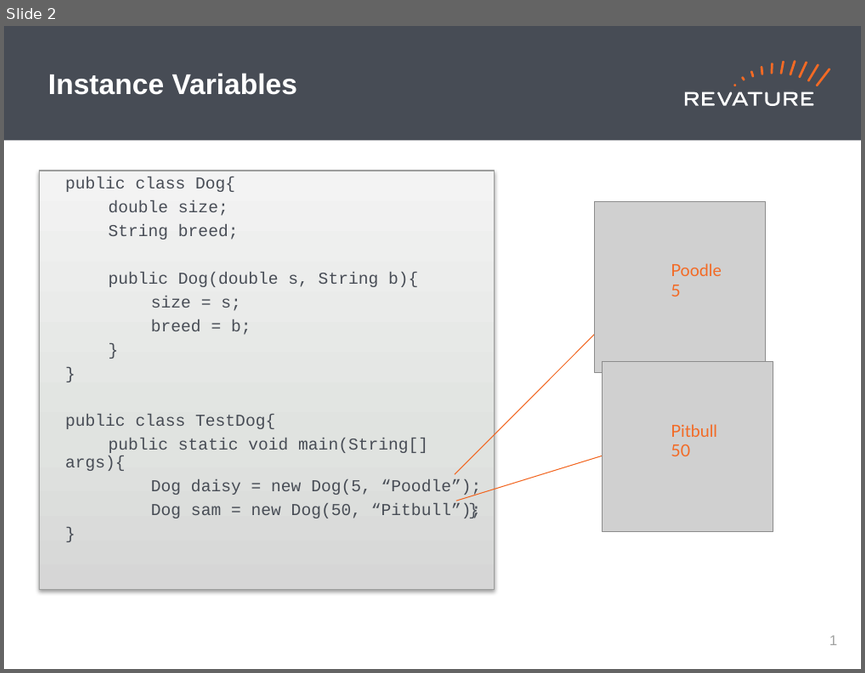
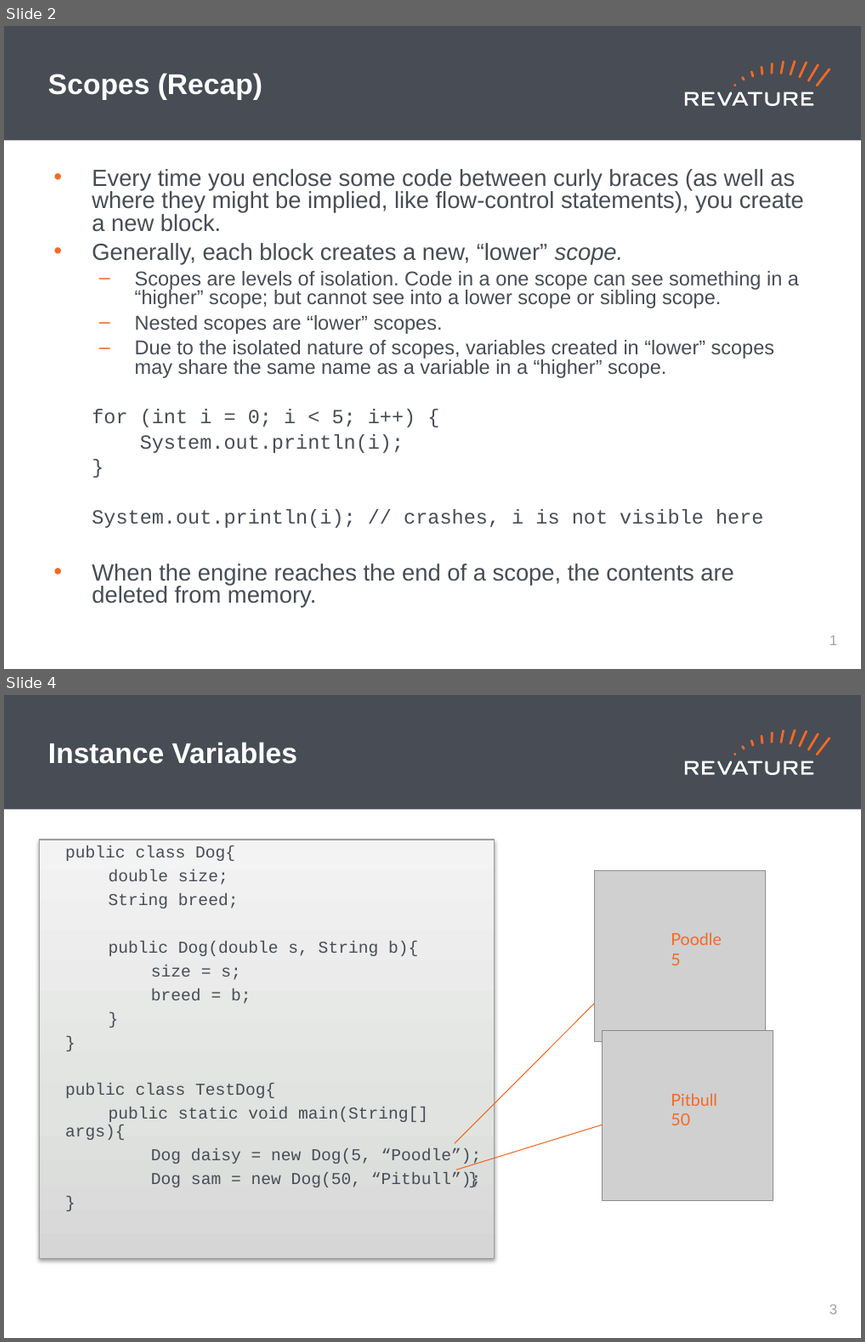
Before and after one commit to jhigherevature/8302021_RAP, a slide deck: powerpoints/Day_8.pptx. Shown one above the other, each under a label of ours: slide 2 before the commit, slides 2 and 4 after it; the slides between them are not shown. The pictures are 865x673 and 865x1342 pixels, drawn with LibreOffice and Linux fonts; fonts in the diff are those of the drawing; grey boxes stand for pictures. Boxes give left, top, right and bottom in pixels: in the first picture for what was removed or moved away, otherwise in the second. Text is boxed around its words. In the diff, an @@ line names an element or a change of style, - is before the commit and + after.

```diff
--- a/powerpoints/Day_8.pptx
+++ b/powerpoints/Day_8.pptx
@@ slide 2 added at (4,26,861,669), background #FFFFFF; not listed: 19 template elements that a slide beside it also shows @@
@@ title added at (48,73,262,100), 24 pt, text #FFFFFF, bold @@
+Scopes (Recap)
@@ text added at (92,169,804,607), 16.8 pt, text #474C55 @@
+• Every time you enclose some code between curly braces (as well as where they might be implied, like flow-control statements), you create a new block.
+• Generally, each block creates a new, “lower” scope.
+  – Scopes are levels of isolation. Code in a one scope can see something in a “higher” scope; but cannot see into a lower scope or sibling scope.
+  – Nested scopes are “lower” scopes.
+  – Due to the isolated nature of scopes, variables created in “lower” scopes may share the same name as a variable in a “higher” scope.
+  for (int i = 0; i < 5; i++) {
+  System.out.println(i);
+  }
+  System.out.println(i); // crashes, i is not visible here
+• When the engine reaches the end of a scope, the contents are deleted from memory.
@@ page number added at (829,635,837,645), 12 pt, text #A0A1A0 @@
+1
@@ what was slide 2 is now slide 4 @@
@@ page number at (829,1304,837,1314): text changed @@
-1
+3
```
Also in this commit, not shown: 4 slides changed, 4 other slides added, 4 other files.
